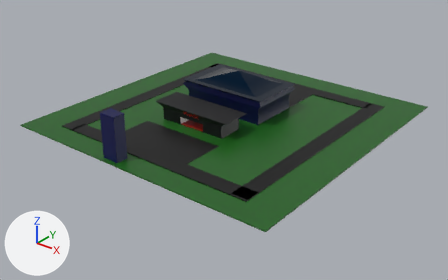
The Blender file citystart.blend, before and after one commit.
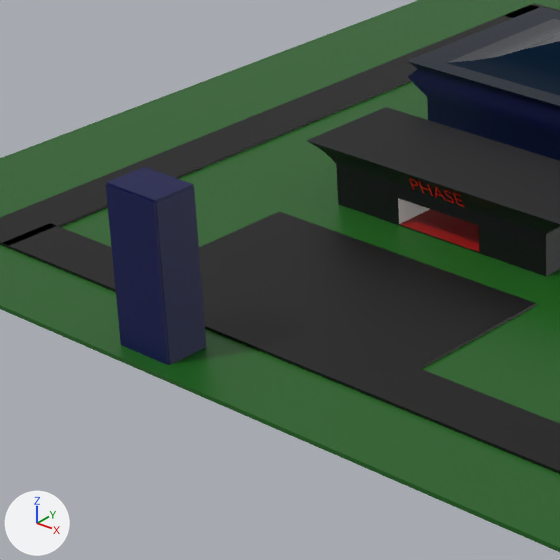
The first picture shows the older version from a 50 mm camera at (606.0, -776.0, 431.0) aimed at (11.0, -32.0, -30.0). The close-ups show both versions on the part from 16% to 50% of the width and 22% to 77% of the height of that picture; other places that the commit changed are outside them. Every picture has the same lights, and +X, +Y and +Z are marked at lower left.

The first close-up shows 'Base', 'Supermarket', 'bank', 'parking lot.001', 'road with intersections', 'the true building'.
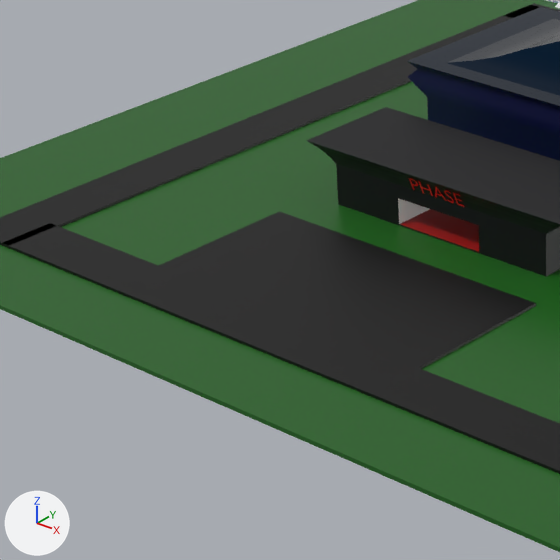
The change in detail:
Object 'the true building' (ob_the_true_building) is deleted.

Boxes (x1, y1, x2, y2) around the edits, measured in the close-ups (560 x 560 px):
'the true building', deleted (blue): before (106, 167, 206, 365)
